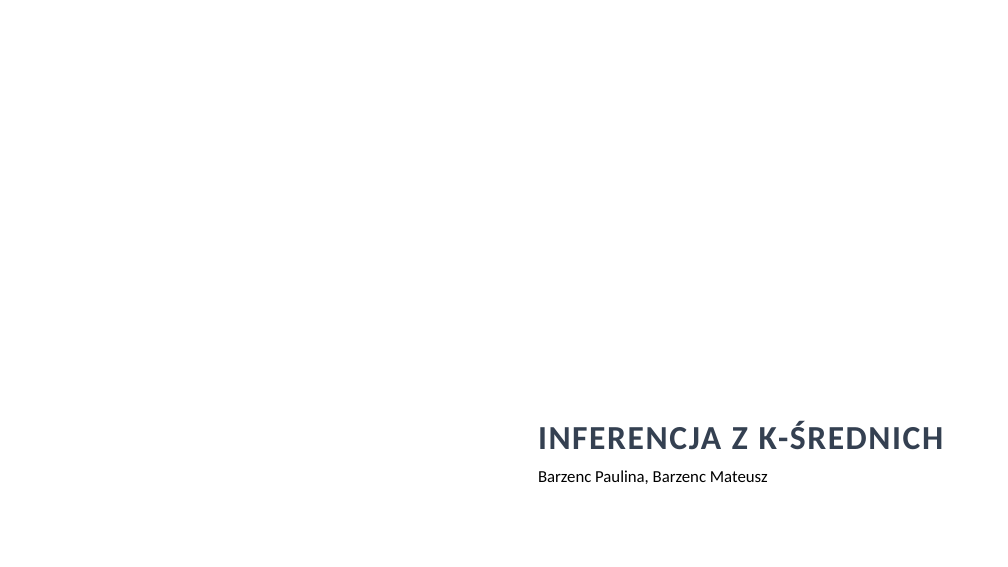
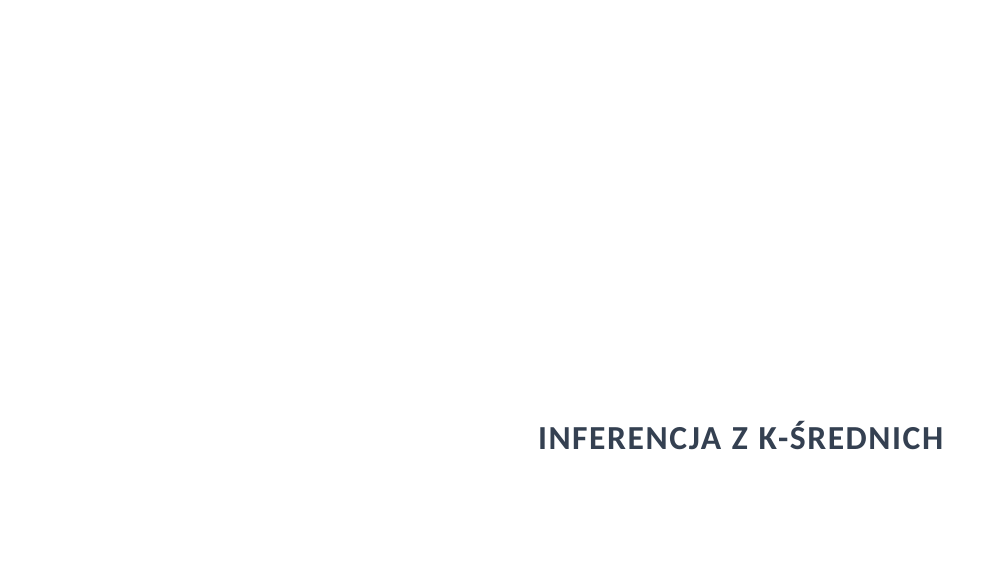
Before and after one commit to mabarbar/inference-with-k-means-implementation, a slide deck: slide 1 of K-srednich prezentacja.odp. Drawn at 1008x567 pixels with LibreOffice and Linux fonts; fonts in the diff are those of the drawing; background and template pictures are left out. Boxes give left, top, right and bottom in pixels: in the first picture for what was removed or moved away, otherwise in the second. Text is boxed around its words. In the diff, an @@ line names an element or a change of style, - is before the commit and + after.

Commit message:
feat: update K-srednich prezentacja.odp presentation file

```diff
--- a/K-srednich prezentacja.odp
+++ b/K-srednich prezentacja.odp
@@ subtitle removed at box(538, 470, 768, 484) @@
-Barzenc Paulina, Barzenc Mateusz
```
